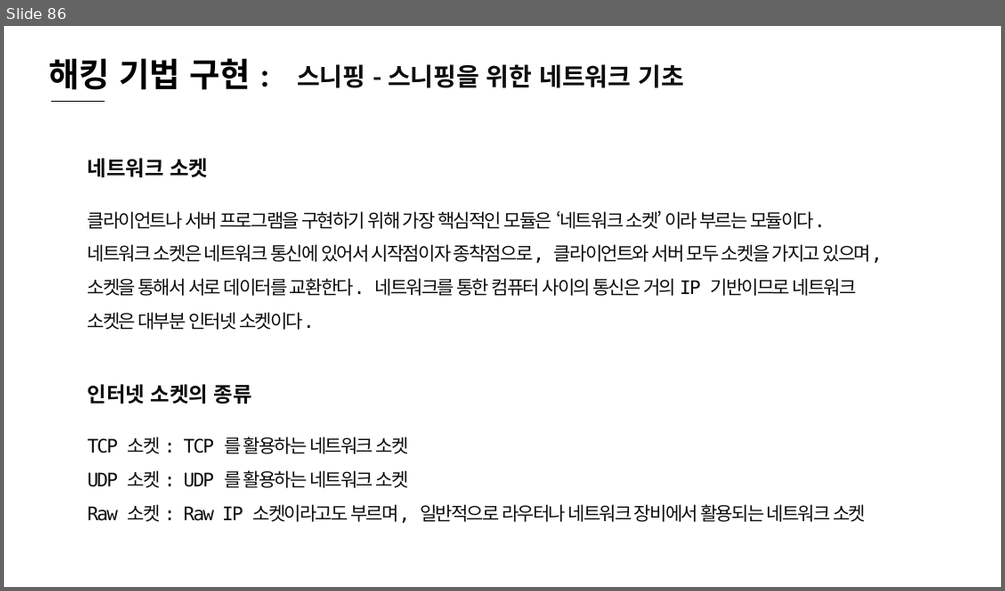
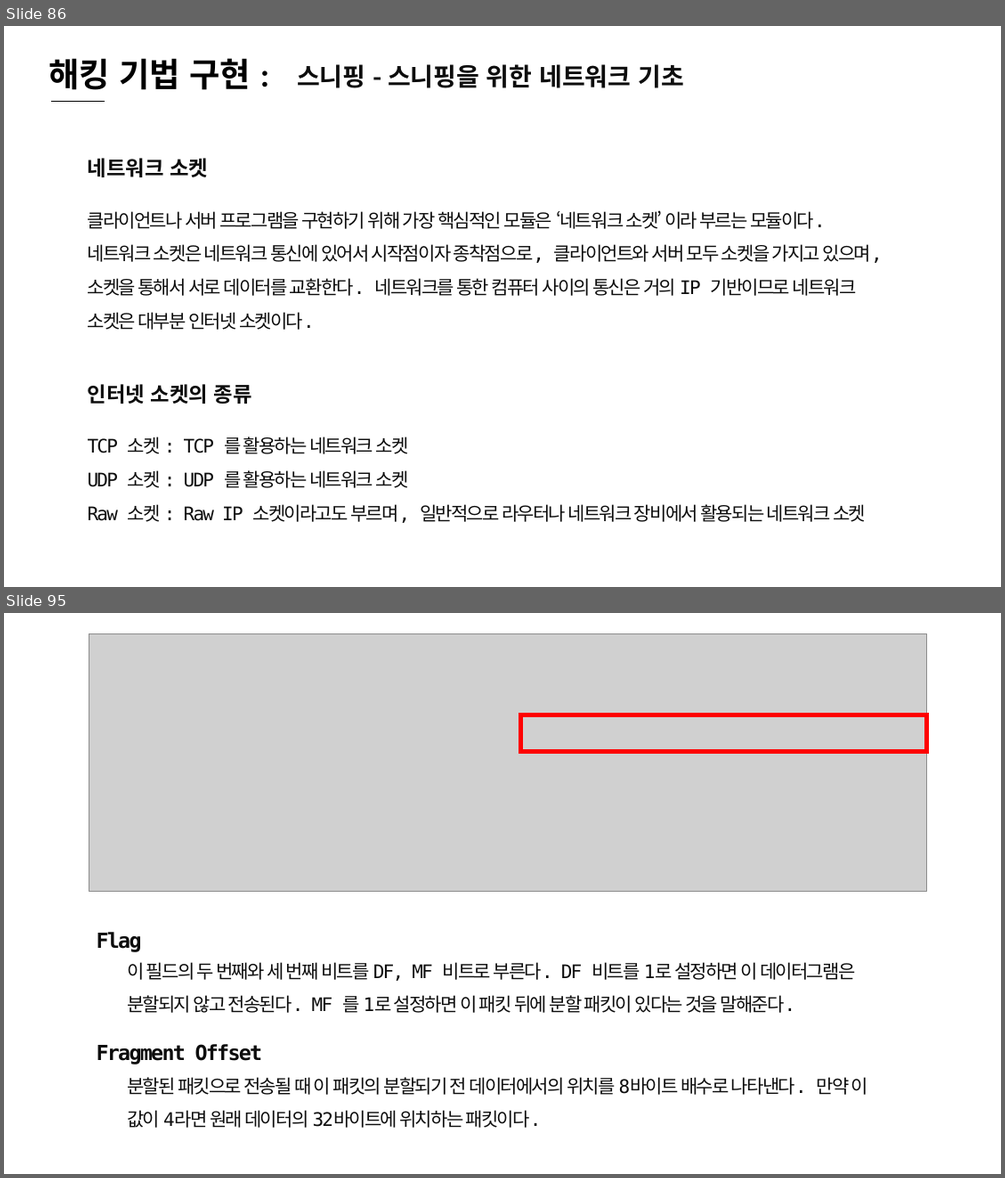
Before and after one commit to sky7th/White-Hat-Python, a slide deck: White Hat Python-1.pptx. Shown one above the other, each under a label of ours: slide 86 before the commit, slides 86 and 95 after it; the slides between them are not shown. The pictures are 1005x591 and 1005x1178 pixels, drawn with LibreOffice and Linux fonts; fonts in the diff are those of the drawing; grey boxes stand for pictures. Boxes give left, top, right and bottom in pixels: in the first picture for what was removed or moved away, otherwise in the second. Text is boxed around its words. In the diff, an @@ line names an element or a change of style, - is before the commit and + after.

```diff
--- a/White Hat Python-1.pptx
+++ b/White Hat Python-1.pptx
@@ slide 95 added at (x1=4, y1=613, x2=1001, y2=1174), background #FFFFFF @@
@@ picture added at (x1=89, y1=634, x2=927, y2=892) @@
@@ rectangle added at (x1=521, y1=715, x2=928, y2=751), outline #FF0000 4.5 pt @@
@@ text added at (x1=97, y1=932, x2=142, y2=952), 20 pt, text #0D0D0D, bold @@
+Flag
@@ text added at (x1=127, y1=962, x2=855, y2=1013), 18 pt, text #0D0D0D @@
+이 필드의 두 번째와 세 번째 비트를 DF, MF 비트로 부른다. DF 비트를 1로 설정하면 이 데이터그램은 분할되지 않고 전송된다. MF 를 1로 설정하면 이 패킷 뒤에 분할 패킷이 있다는 것을 말해준다.
@@ text added at (x1=97, y1=1044, x2=263, y2=1064), 20 pt, text #0D0D0D, bold @@
+Fragment Offset
@@ text added at (x1=127, y1=1077, x2=868, y2=1127), 18 pt, text #0D0D0D @@
+분할된 패킷으로 전송될 때 이 패킷의 분할되기 전 데이터에서의 위치를 8바이트 배수로 나타낸다. 만약 이 값이 4라면 원래 데이터의 32바이트에 위치하는 패킷이다.
```
Also in this commit, not shown: 3 slides changed, 24 other slides added, 10 other files.
